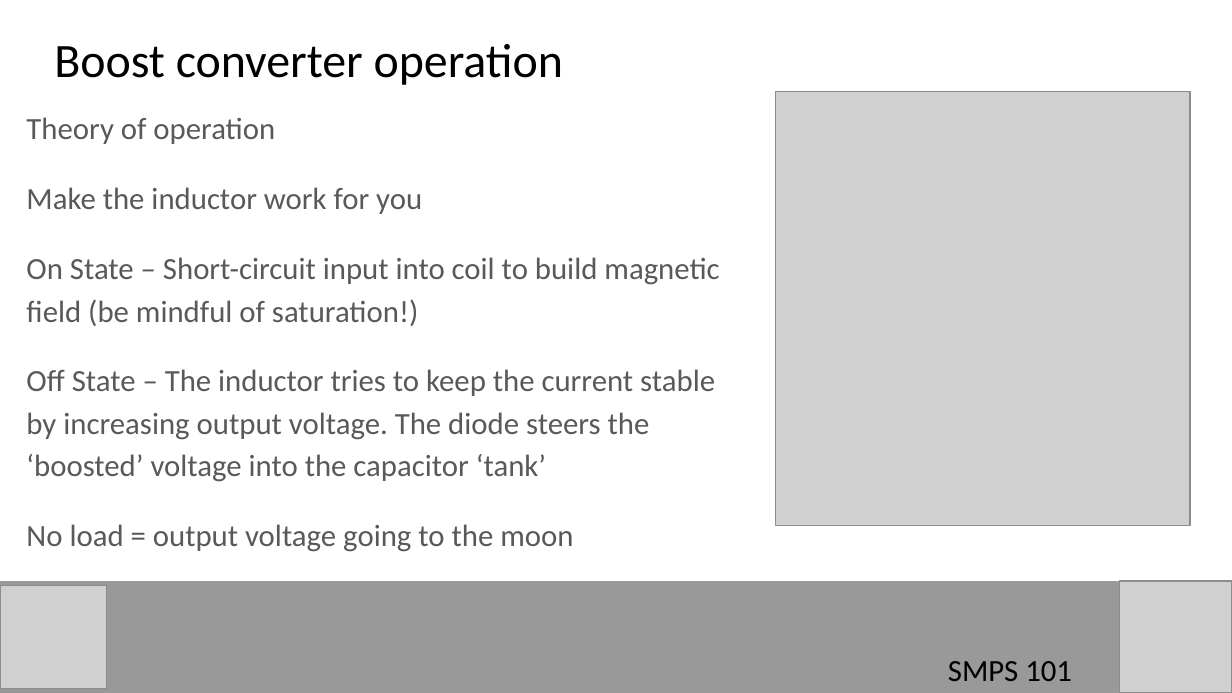
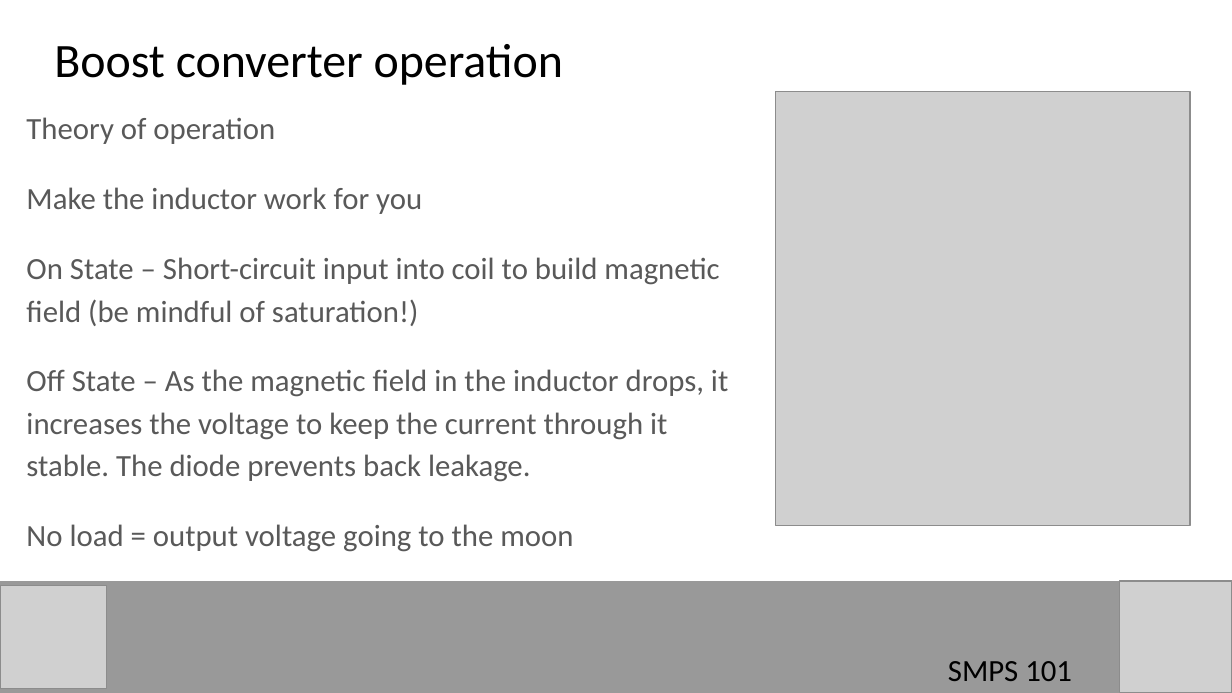
Before and after one commit to hamster/classroom, a slide deck: slide 16 of SMPS/SMPS 101.pptx (slide 15 before the commit). Drawn at 1232x693 pixels with LibreOffice and Linux fonts; fonts in the diff are those of the drawing; grey boxes stand for pictures. Boxes give left, top, right and bottom in pixels: in the first picture for what was removed or moved away, otherwise in the second. Text is boxed around its words. In the diff, an @@ line names an element or a change of style, - is before the commit and + after.

```diff
--- a/SMPS/SMPS 101.pptx
+++ b/SMPS/SMPS 101.pptx
@@ text at (26, 369, 728, 482): text changed @@
-Off State – The inductor tries to keep the current stable by increasing output voltage. The diode steers the ‘boosted’ voltage into the capacitor ‘tank’
+Off State – As the magnetic field in the inductor drops, it increases the voltage to keep the current through it stable. The diode prevents back leakage.
```
Also in this commit, not shown: 5 other slides changed, 1 slide added, 1 other file.
